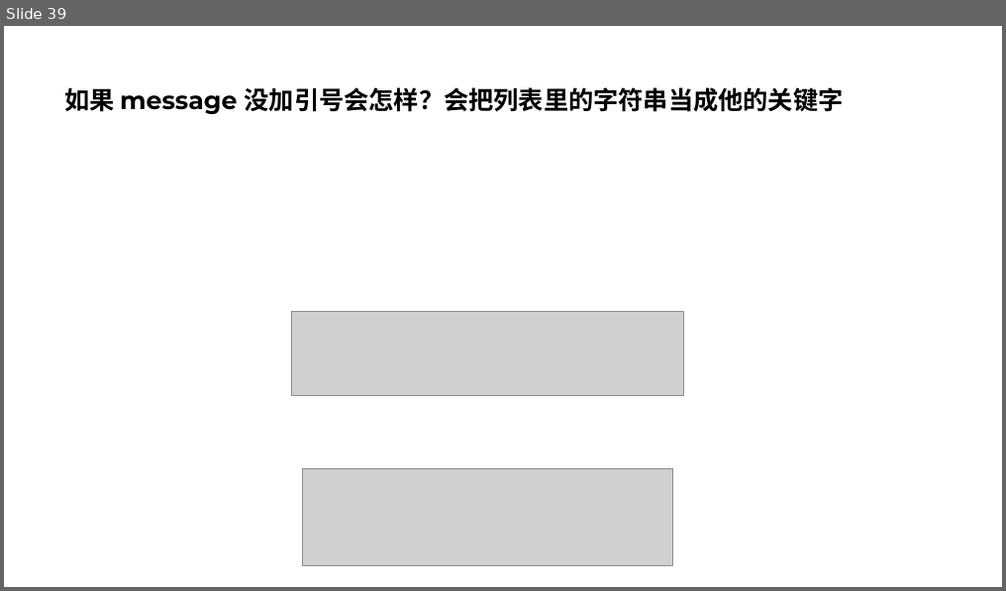
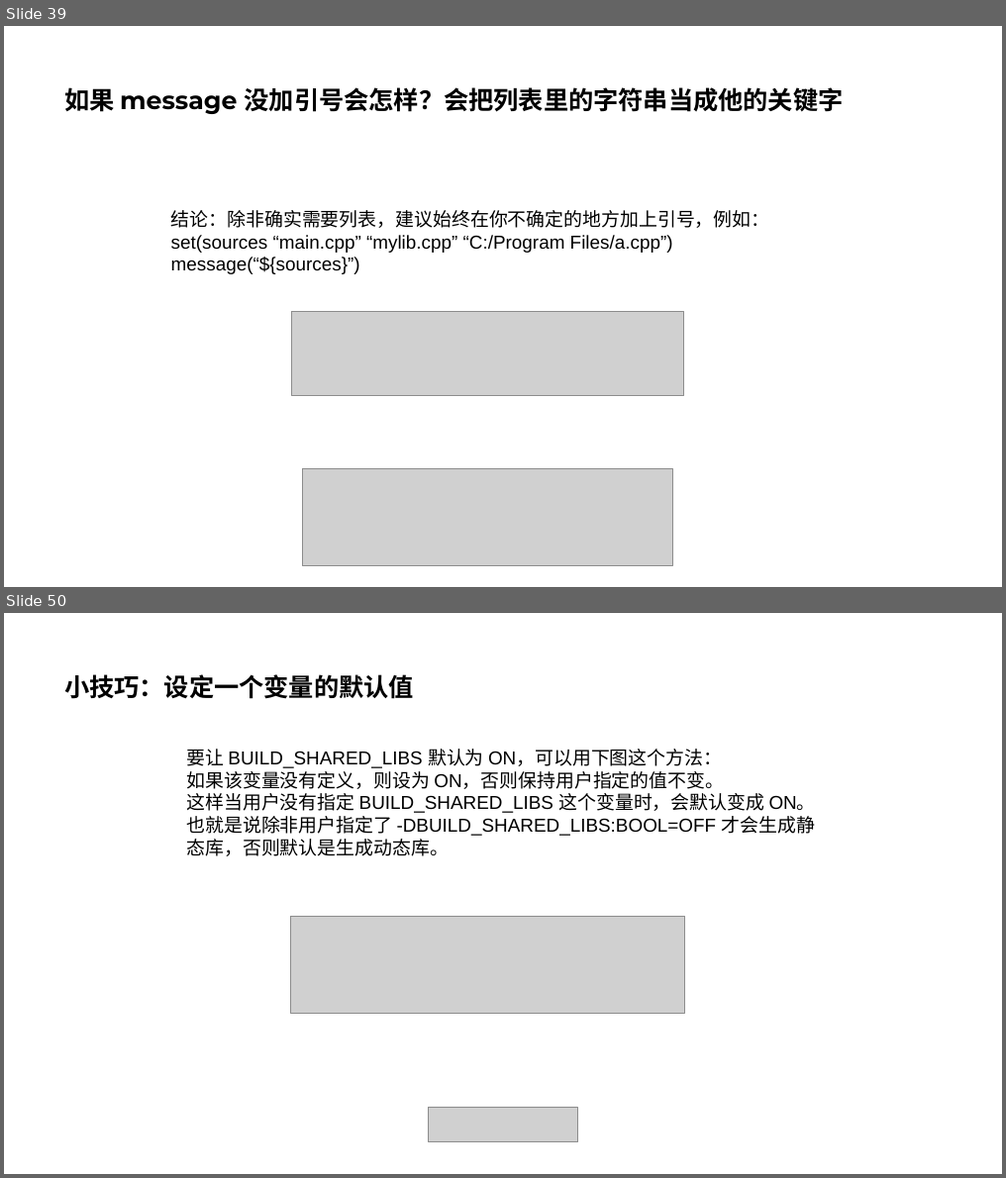
Before and after one commit to parallel101/course, a slide deck: 11/slides.pptx. Shown one above the other, each under a label of ours: slide 39 before the commit, slides 39 and 50 after it; the slides between them are not shown. The pictures are 1006x591 and 1006x1178 pixels, drawn with LibreOffice and Linux fonts; fonts in the diff are those of the drawing; grey boxes stand for pictures. Boxes give left, top, right and bottom in pixels: in the first picture for what was removed or moved away, otherwise in the second. Text is boxed around its words. In the diff, an @@ line names an element or a change of style, - is before the commit and + after.

```diff
--- a/11/slides.pptx
+++ b/11/slides.pptx
@@ slide 50 added at (4, 613, 1002, 1174), background #FFFFFF @@
@@ title added at (64, 674, 414, 699), 24 pt, text #000000, bold @@
+小技巧：设定一个变量的默认值
@@ text added at (186, 749, 816, 857), 18 pt, text #000000 @@
+要让 BUILD_SHARED_LIBS 默认为 ON，可以用下图这个方法：
+如果该变量没有定义，则设为 ON，否则保持用户指定的值不变。
+这样当用户没有指定 BUILD_SHARED_LIBS 这个变量时，会默认变成 ON。
+也就是说除非用户指定了 -DBUILD_SHARED_LIBS:BOOL=OFF 才会生成静态库，否则默认是生成动态库。
@@ picture added at (291, 916, 685, 1013) @@
@@ picture added at (429, 1107, 577, 1143) @@
@@ slide 39 changed as well @@
@@ text added at (171, 210, 770, 274), 18 pt, text #000000 @@
+结论：除非确实需要列表，建议始终在你不确定的地方加上引号，例如：
+set(sources “main.cpp” “mylib.cpp” “C:/Program Files/a.cpp”)
+message(“${sources}”)
```
Also in this commit, not shown: 1 other slide changed, 17 other slides added, 28 other files.
